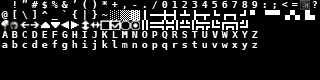
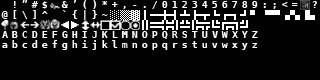
Two versions of the same layered image (320px x 80px). Layer-by-layer changes:
moved "Layer 2" above "Layer 3", painted on it over [1, 1, 60, 29]
removed layer "tree" over [1, 20, 9, 26]
showed "Layer 3", painted on it over [40, 19, 51, 29]
added layer "Layer 4" above "DarkondDigsDeeper_16x16" over [50, 19, 60, 29]
painted on "Background" over [51, 1, 60, 29]
